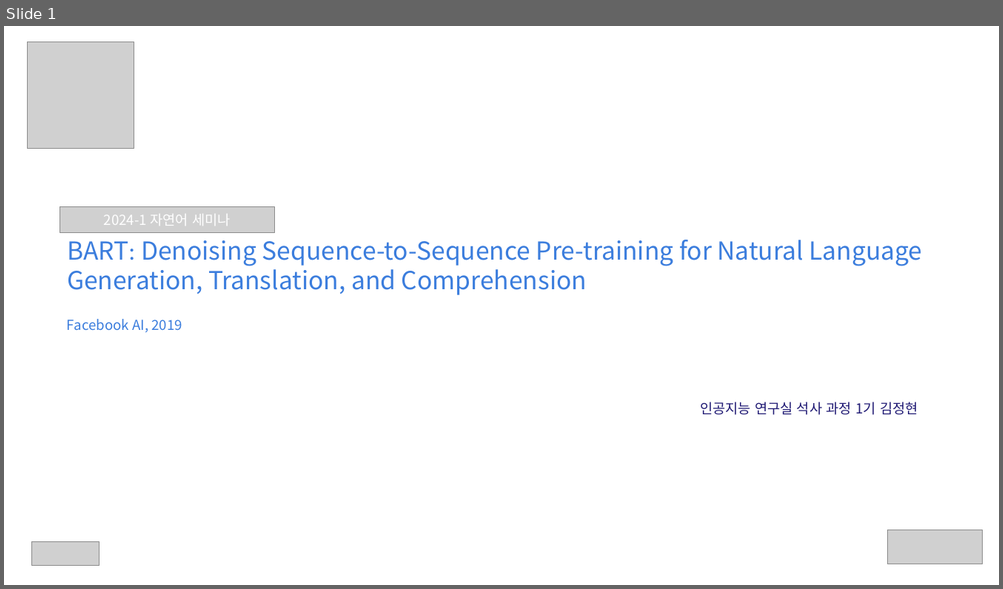
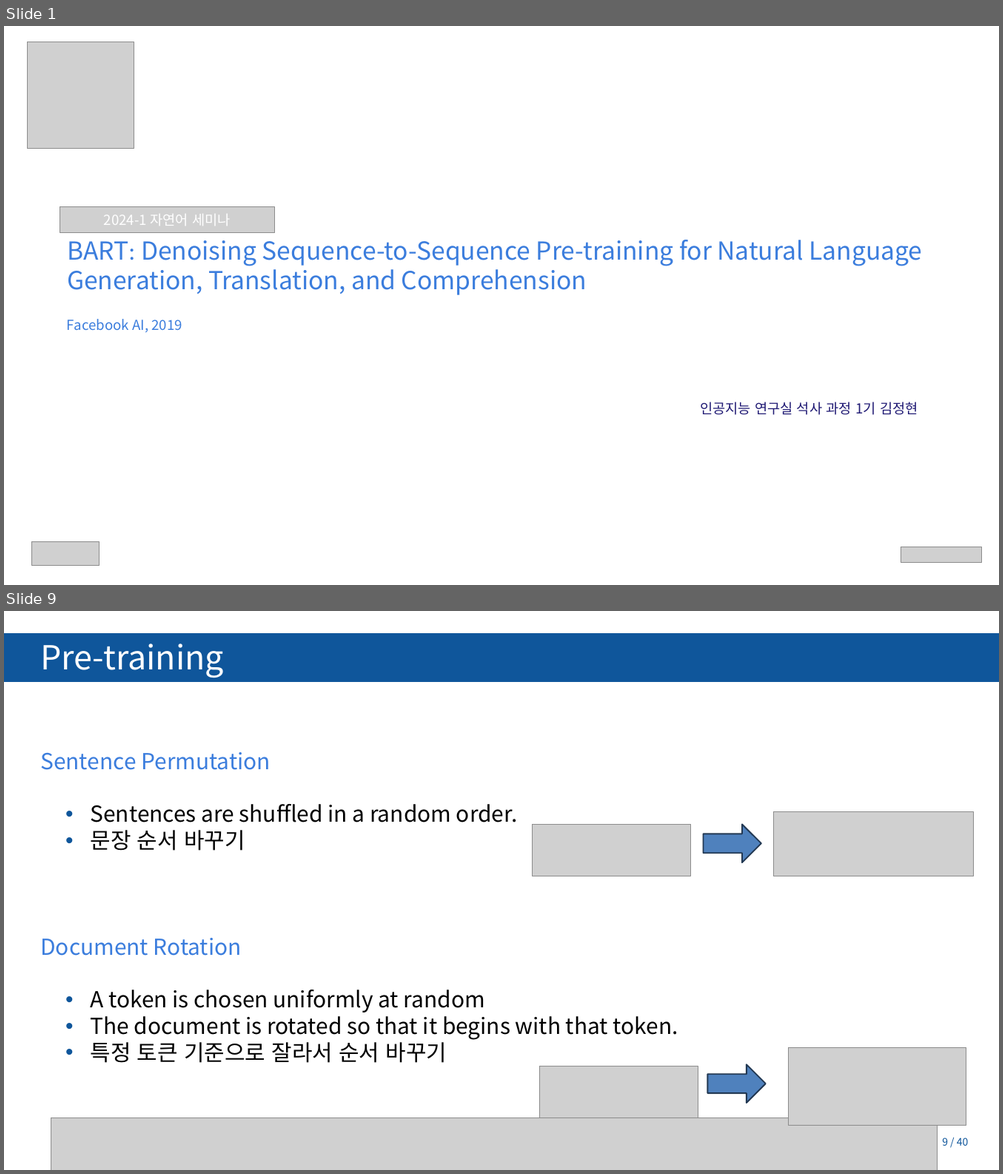
Before and after one commit to Tiabet/Paper-for-ML-DL, a slide deck: 세미나/BART_김정현.pptx. Shown one above the other, each under a label of ours: slide 1 before the commit, slides 1 and 9 after it; the slides between them are not shown. The pictures are 1003x589 and 1003x1174 pixels, drawn with LibreOffice and Linux fonts; fonts in the diff are those of the drawing; grey boxes stand for pictures; background and template pictures are left out. Boxes give left, top, right and bottom in pixels: in the first picture for what was removed or moved away, otherwise in the second. Text is boxed around its words. In the diff, an @@ line names an element or a change of style, - is before the commit and + after.

```diff
--- a/세미나/BART_김정현.pptx
+++ b/세미나/BART_김정현.pptx
@@ slide 9 added at (x1=4, y1=611, x2=999, y2=1170), background #FFFFFF; not listed: 3 template elements that a slide beside it also shows @@
@@ rectangle added at (x1=4, y1=635, x2=999, y2=681), fill #0F569B, outline #0F569B 2 pt @@
@@ text added at (x1=40, y1=644, x2=224, y2=678), 48 pt, text #FFFFFF @@
+Pre-training
@@ text added at (x1=40, y1=752, x2=678, y2=1063), 32 pt, text #000000 @@
+Sentence Permutation
+  • Sentences are shuffled in a random order.
+  • 문장 순서 바꾸기
+Document Rotation
+  • A token is chosen uniformly at random
+  • The document is rotated so that it begins with that token.
+  • 특정 토큰 기준으로 잘라서 순서 바꾸기
@@ picture added at (x1=532, y1=824, x2=690, y2=876) @@
@@ right arrow added at (x1=703, y1=824, x2=761, y2=863), fill #4F81BD, outline #233953 2 pt @@
@@ picture added at (x1=774, y1=812, x2=973, y2=876) @@
@@ picture added at (x1=788, y1=1048, x2=966, y2=1126) @@
@@ picture added at (x1=539, y1=1066, x2=697, y2=1118) @@
@@ right arrow added at (x1=707, y1=1065, x2=765, y2=1103), fill #4F81BD, outline #233953 2 pt @@
@@ picture added at (x1=51, y1=1118, x2=937, y2=1170) @@
@@ page number added at (x1=942, y1=1138, x2=968, y2=1146), 15 pt, text #0F569B @@
+9 / 40
@@ slide 1 changed as well @@
@@ picture removed at (x1=887, y1=530, x2=982, y2=565) @@
@@ picture added at (x1=900, y1=547, x2=981, y2=562) @@
@@ page number removed at (x1=942, y1=549, x2=968, y2=564) @@
-1 / 25
```
Also in this commit, not shown: 6 other slides changed, 29 other slides added, 2 slides removed, 8 other files.
